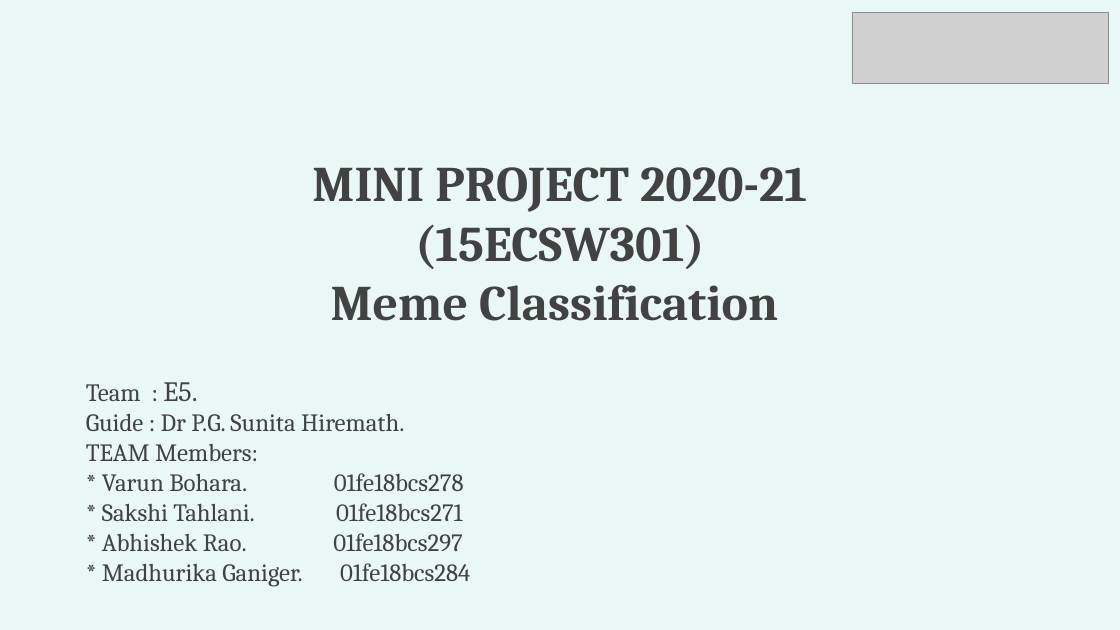
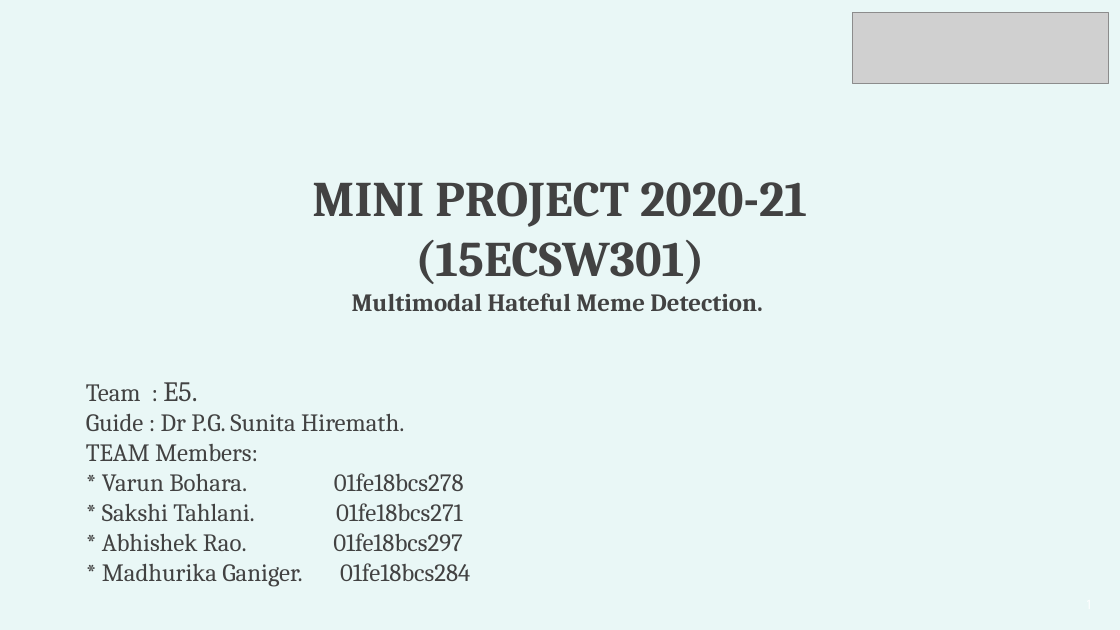
Before and after one commit to VarunBohara/Mini-Project-Documents, a slide deck: slide 1 of MINI PROJECT REVIEW.pptx. Drawn at 1120x630 pixels with LibreOffice and Linux fonts; fonts in the diff are those of the drawing; grey boxes stand for pictures. Boxes give left, top, right and bottom in pixels: in the first picture for what was removed or moved away, otherwise in the second. Text is boxed around its words. In the diff, an @@ line names an element or a change of style, - is before the commit and + after.

```diff
--- a/MINI PROJECT REVIEW.pptx
+++ b/MINI PROJECT REVIEW.pptx
@@ title at [312,182,807,311]: text changed; size 32 to 16 pt @@
-MINI PROJECT 2020-21
-(15ECSW301)
-Meme Classification
+MINI PROJECT 2020-21
+(15ECSW301)
+Multimodal Hateful Meme Detection.
```
Also in this commit, not shown: 13 other slides changed.
